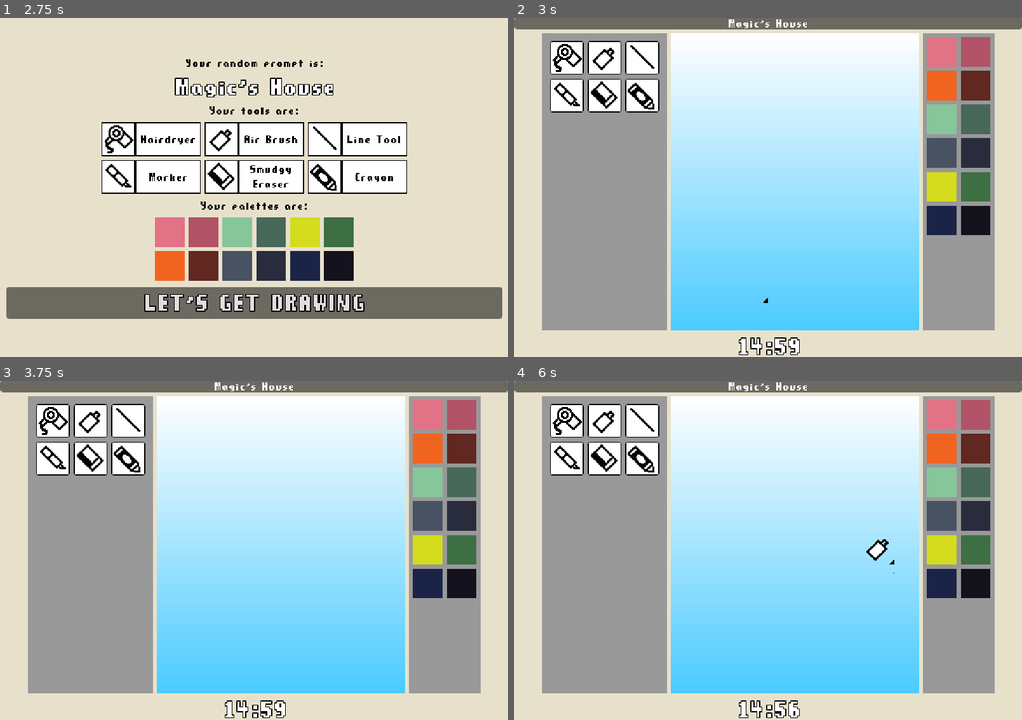
Above: before the commit, frames 1-4 (two rows, left to right).
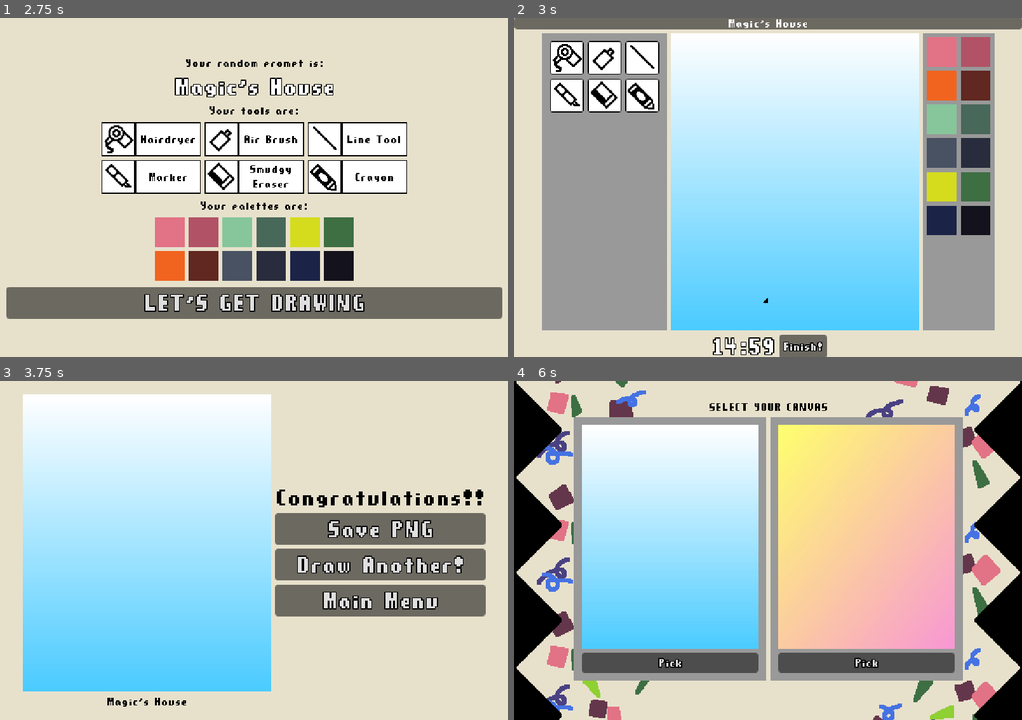
Above: after the commit, the same moments.

Repository: argonaut8/GGJ_2024
Game: Godot game, scene res://src/game_manager.tscn
Same seed, same stepped clock (60 frames per second), same inputs: the game is played once before the commit and once after it.
Inputs (mouse positions are in pixels of both pictures, inside the frame that each line leads up to):
- Up to frame 1 (2.75 s): click "NEW DRAWING" at 0.5 s; click "Start" at 1.25 s; click "Pick" at 2 s
- Up to frame 2 (3 s): click "LET'S GET DRAWING" at 2.75 s
- Up to frame 3 (3.75 s): click (289, 709) at 3.5 s, where only the run after the commit has a clickable "Finish!"
- Up to frame 4 (6 s): click (564, 421) at 4.27 s; click (605, 421) at 5.02 s; click (895, 564) at 5.75 s, where only the run after the commit has a clickable "Draw Another!"

Frame 1 is identical in both runs. In frame 2, 1.0% of the frame differs, in the area x 39-62%, y 93-100%; in frame 3, 62%; in frame 4, 77%, in the area x 0-100%, y 0-100%.

Commit message:
add finish button

Diff:
--- a/src/game_root.gd
+++ b/src/game_root.gd
@@ -33,3 +33,7 @@
 
 func _on_timer_timeout():
 	time_up.emit(studio.canvas, prompt_header.get_prompt())
+
+
+func _on_finish_button_pressed():
+	time_up.emit(studio.canvas, prompt_header.get_prompt())
--- a/src/gui/final_screen.tscn
+++ b/src/gui/final_screen.tscn
@@ -47,7 +47,6 @@
 size_flags_vertical = 4
 
 [node name="SubViewport" type="SubViewport" parent="VBoxContainer/CenterContainer/HBoxContainer/VBoxContainer2/SubViewportContainer"]
-unique_name_in_owner = true
 handle_input_locally = false
 size = Vector2i(250, 300)
 render_target_update_mode = 4
@@ -103,6 +102,5 @@
 theme_override_font_sizes/font_size = 26
 text = "Main Menu"
 
-[connection signal="pressed" from="VBoxContainer/CenterContainer/HBoxContainer/VBoxContainer/SaveButton" to="." method="_on_save_button_pressed"]
 [connection signal="pressed" from="VBoxContainer/CenterContainer/HBoxContainer/VBoxContainer/RestartButton" to="." method="_on_restart_button_pressed"]
 [connection signal="pressed" from="VBoxContainer/CenterContainer/HBoxContainer/VBoxContainer/MainMenuButton" to="." method="_on_main_menu_button_pressed"]
--- a/src/studio.tscn
+++ b/src/studio.tscn
@@ -74,7 +74,11 @@
 unique_name_in_owner = true
 layout_mode = 2
 
-[node name="TimerLabel" type="Label" parent="VBoxContainer"]
+[node name="HBoxContainer2" type="HBoxContainer" parent="VBoxContainer"]
+layout_mode = 2
+alignment = 1
+
+[node name="TimerLabel" type="Label" parent="VBoxContainer/HBoxContainer2"]
 unique_name_in_owner = true
 layout_mode = 2
 theme = ExtResource("7_vnix8")
@@ -84,9 +88,15 @@
 text = "15:00"
 horizontal_alignment = 1
 
+[node name="FinishButton" type="Button" parent="VBoxContainer/HBoxContainer2"]
+layout_mode = 2
+theme = ExtResource("7_vnix8")
+text = "Finish!"
+
 [node name="Timer" type="Timer" parent="."]
 unique_name_in_owner = true
 wait_time = 900.0
 autostart = true
 
+[connection signal="pressed" from="VBoxContainer/HBoxContainer2/FinishButton" to="." method="_on_finish_button_pressed"]
 [connection signal="timeout" from="Timer" to="." method="_on_timer_timeout"]
--- a/src/tools/brush.gd
+++ b/src/tools/brush.gd
@@ -6,7 +6,7 @@
 
 func _init(canvas: Image) -> void:
 	super._init(canvas)
-	tool_size = 5
+	tool_size = 3
 	sprite.texture = load("res://assets/tools/button17.png")
 	tool_name = "Brush"
 
--- a/src/tools/fingerpaint.gd
+++ b/src/tools/fingerpaint.gd
@@ -8,7 +8,7 @@
 func _init(canvas: Image) -> void:
 	super._init(canvas)
 	sprite.texture = load("res://assets/tools/button5.png")
-	tool_size = 5
+	tool_size = 3
 	prog_color = color
 	tool_name = "Finger Paint"
 	#tool_description = "Paint with your fingers!!"
--- a/src/tools/hairdryer.gd
+++ b/src/tools/hairdryer.gd
@@ -23,7 +23,7 @@
 	elif event is InputEventMouseMotion and is_clicked:
 		var brushPosition = prev_mouse_position
 		var smearDirection: Vector2 = (event.position - brushPosition).normalized() * 20
-		for i in 50:
+		for i in 35:
 			var theta : float = randf() * 2 * PI
 			var startPosition = (brushPosition + Vector2(cos(theta), sin(theta)) * sqrt(randf()) * 20).round()
 			startPosition.x = clamp(startPosition.x, 0, canvas_ref.get_width() - 1)
--- a/src/tools/ice_skates.gd
+++ b/src/tools/ice_skates.gd
@@ -7,7 +7,7 @@
 func _init(canvas: Image) -> void:
 	super._init(canvas)
 	sprite.texture = load("res://assets/tools/button16.png")
-	tool_size = 5
+	tool_size = 3
 	tool_name = "Ice Skates"
 	#tool_description = "Paint with your fingers!!"
 
--- a/src/tools/smudge_eraser.gd
+++ b/src/tools/smudge_eraser.gd
@@ -8,7 +8,7 @@
 func _init(canvas: Image) -> void:
 	super._init(canvas)
 	color = Color.TRANSPARENT
-	tool_size = 5
+	tool_size = 3
 	sprite.texture = load("res://assets/tools/button13.png")
 	tool_name = "Smudgy Eraser"
 	tool_description = "An eraser that doesn't work very well!"
Not shown, changed: export_presets.cfg
Not shown: 1 places in src/gui/main_menu.tscn that only renumber resources
